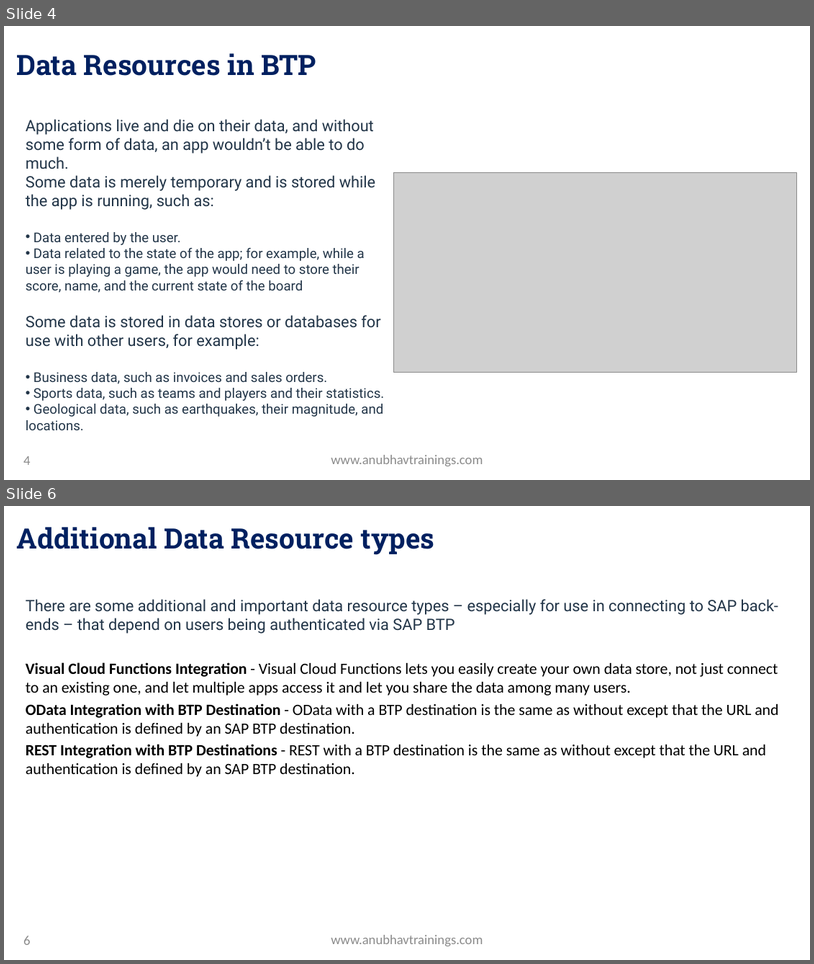
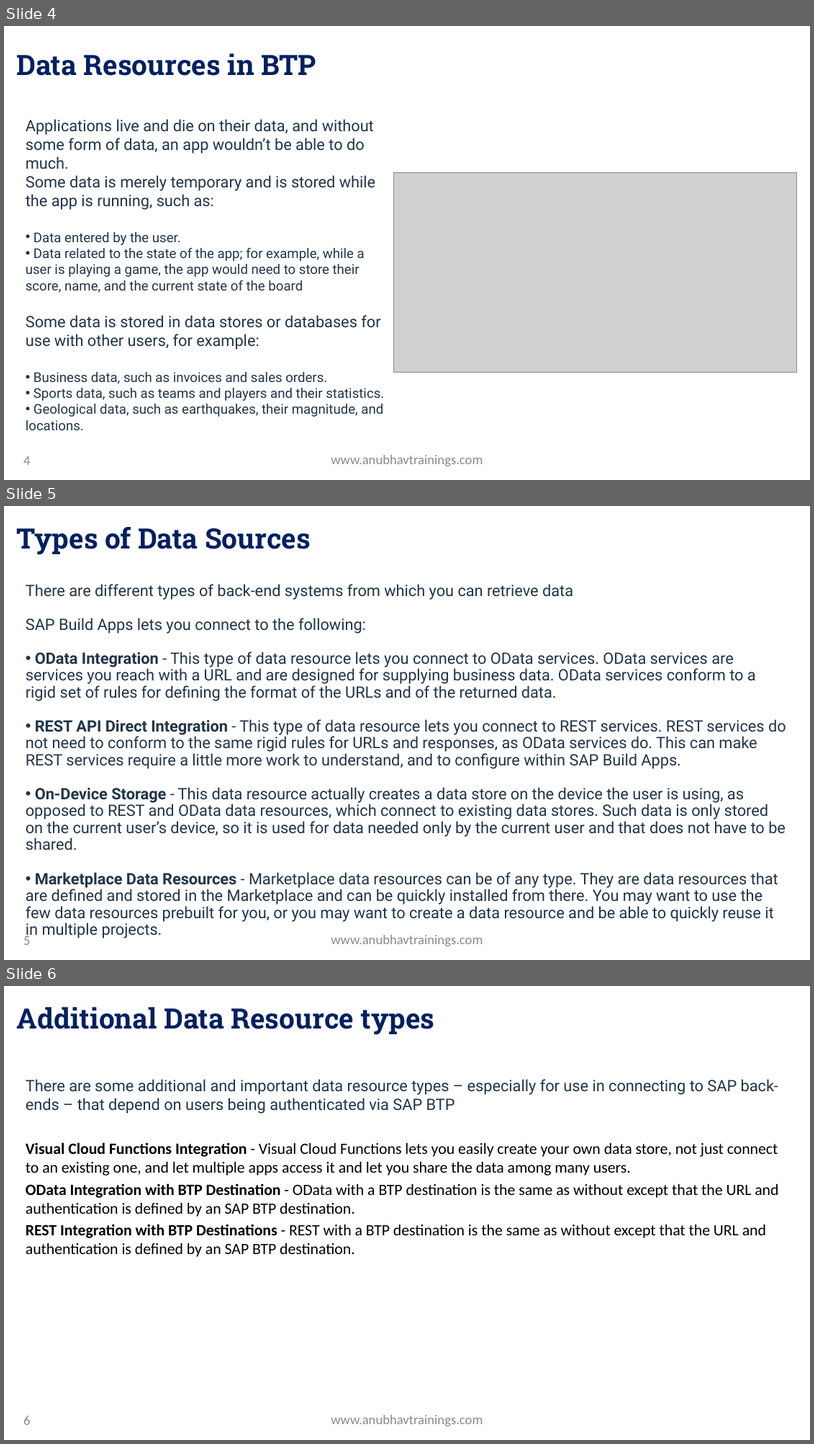
Before and after one commit to soyuztechnologies/SAP_BTP_Build_Apps_Training, a slide deck: Day 5/Day 5 -Build Apps Training.pptx. Shown one above the other, each under a label of ours: slides 4 and 6 before the commit, slides 4, 5 and 6 after it; the slides between them are not shown. The pictures are 814x964 and 814x1444 pixels, drawn with LibreOffice and Linux fonts; fonts in the diff are those of the drawing; grey boxes stand for pictures; background and template pictures are left out. Boxes give left, top, right and bottom in pixels: in the first picture for what was removed or moved away, otherwise in the second. Text is boxed around its words. In the diff, an @@ line names an element or a change of style, - is before the commit and + after.

```diff
--- a/Day 5/Day 5 -Build Apps Training.pptx
+++ b/Day 5/Day 5 -Build Apps Training.pptx
@@ slide 5 added at [4, 506, 810, 960], background picture (left out) @@
@@ title added at [17, 527, 311, 555], 33.3 pt, text gradient #002060 to #0070C0, bold @@
+Types of Data Sources
@@ text added at [26, 584, 787, 939], 18.7 pt, text #223548 @@
+There are different types of back-end systems from which you can retrieve data
+SAP Build Apps lets you connect to the following:
+• OData Integration - This type of data resource lets you connect to OData services. OData services are services you reach with a URL and are designed for supplying business data. OData services conform to a rigid set of rules for defining the format of the URLs and of the returned data.
+• REST API Direct Integration - This type of data resource lets you connect to REST services. REST services do not need to conform to the same rigid rules for URLs and responses, as OData services do. This can make REST services require a little more work to understand, and to configure within SAP Build Apps.
+• On-Device Storage - This data resource actually creates a data store on the device the user is using, as opposed to REST and OData data resources, which connect to existing data stores. Such data is only stored on the current user’s device, so it is used for data needed only by the current user and that does not have to be shared.
+• Marketplace Data Resources - Marketplace data resources can be of any type. They are data resources that are defined and stored in the Marketplace and can be quickly installed from there. You may want to use the few data resources prebuilt for you, or you may want to create a data resource and be able to quickly reuse it in multiple projects.
@@ page number added at [23, 934, 30, 944], 16 pt, text #8C8C8C @@
+5
@@ text added at [331, 934, 483, 946], 16 pt, text #8C8C8C @@
+www.anubhavtrainings.com
```
Also in this commit, not shown: 2 slides changed, 5 other slides added, 3 other files.
